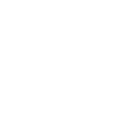
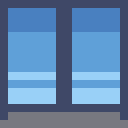
Layers edited between the first and the second w=128, h=128 image:
added group "GymDoor" with 4 layers above "SlideDoor" over bbox(0, 0, 128, 128)
added layer "레이어 16" in group "GymDoor" over bbox(0, 0, 128, 128)
added layer "레이어 15" in group "GymDoor" over bbox(0, 0, 128, 128)
added layer "레이어 14" in group "GymDoor" over bbox(0, 0, 128, 128)
added layer "레이어 13" in group "GymDoor" over bbox(0, 0, 128, 128)
added group "SlideDoor" with 4 layers above "GreenDoor" over bbox(0, 0, 128, 128)
